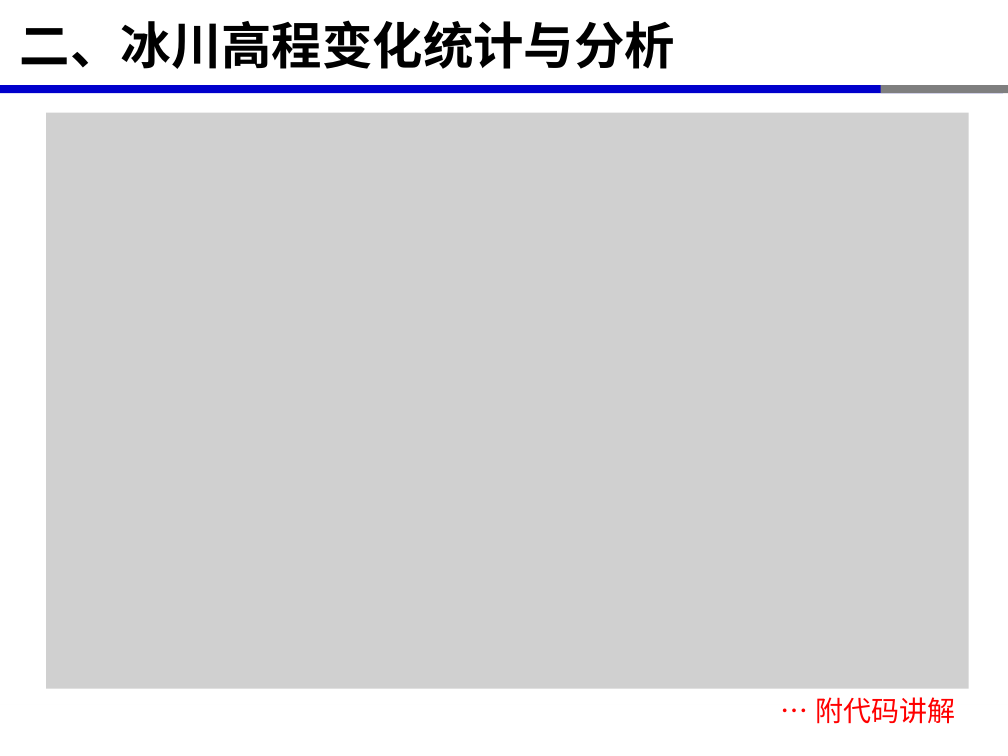
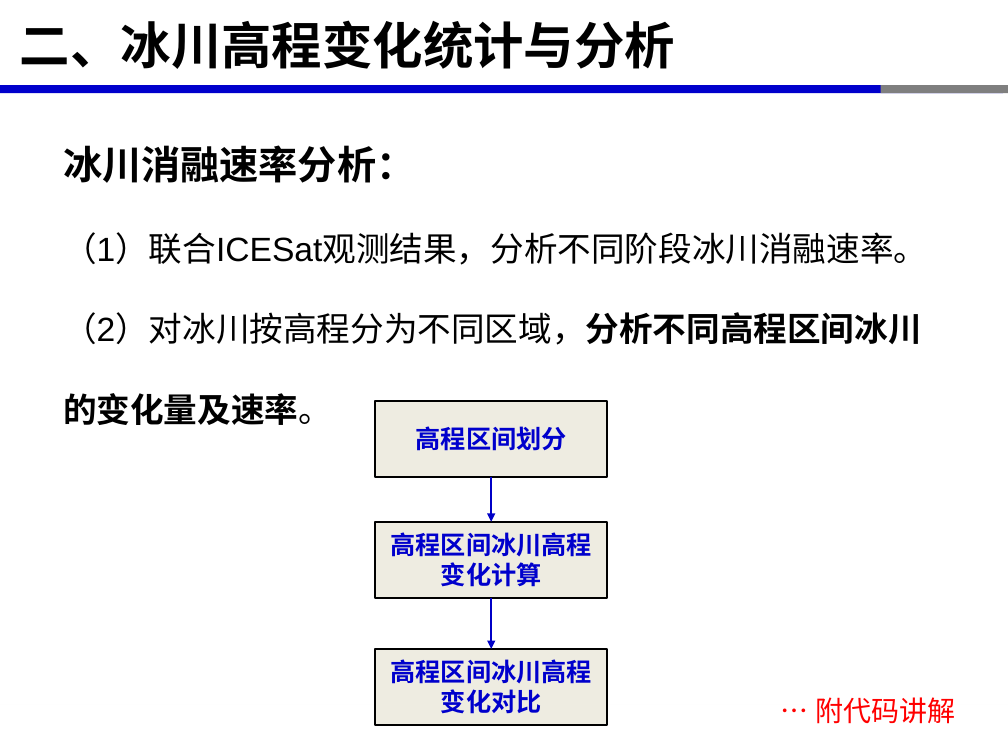
Before and after one commit to xinluo2018/satellite-altimetry-course, a slide deck: slide 7 of 第5章-星载激光测高应用-12学时/第6节-ICESat-2数据冰川高程变化分析-2学时.pptx (slide 8 before the commit). Drawn at 1008x756 pixels with LibreOffice and Linux fonts; fonts in the diff are those of the drawing; grey boxes stand for pictures. Boxes give left, top, right and bottom in pixels: in the first picture for what was removed or moved away, otherwise in the second. Text is boxed around its words. In the diff, an @@ line names an element or a change of style, - is before the commit and + after.

```diff
--- a/第5章-星载激光测高应用-12学时/第6节-ICESat-2数据冰川高程变化分析-2学时.pptx
+++ b/第5章-星载激光测高应用-12学时/第6节-ICESat-2数据冰川高程变化分析-2学时.pptx
@@ picture removed at bbox=[46, 113, 969, 688] @@
@@ text added at bbox=[63, 145, 927, 425], 24 pt, text #000000 @@
+冰川消融速率分析：
+（1）联合ICESat观测结果，分析不同阶段冰川消融速率。
+（2）对冰川按高程分为不同区域，分析不同高程区间冰川的变化量及速率。
@@ group added at bbox=[375, 401, 607, 725]: 3 rectangles, 2 arrows @@
+高程区间划分
+高程区间冰川高程变化计算
+高程区间冰川高程变化对比
```
Also in this commit, not shown: 3 other slides changed, 1 slide added, 2 slides removed, 12 other files.
